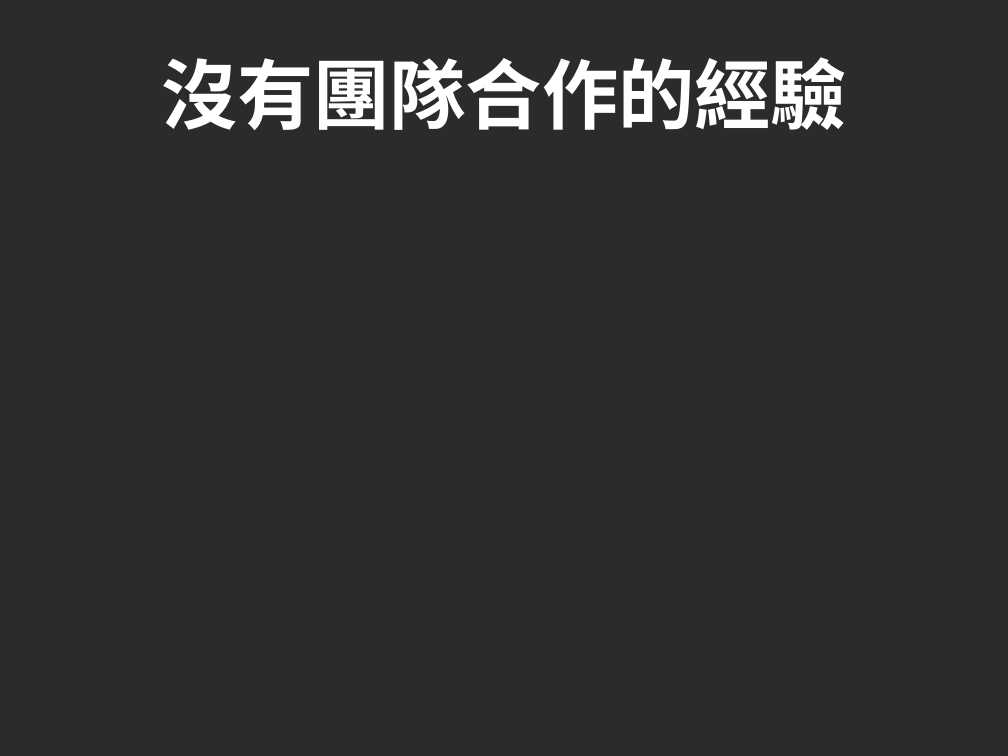
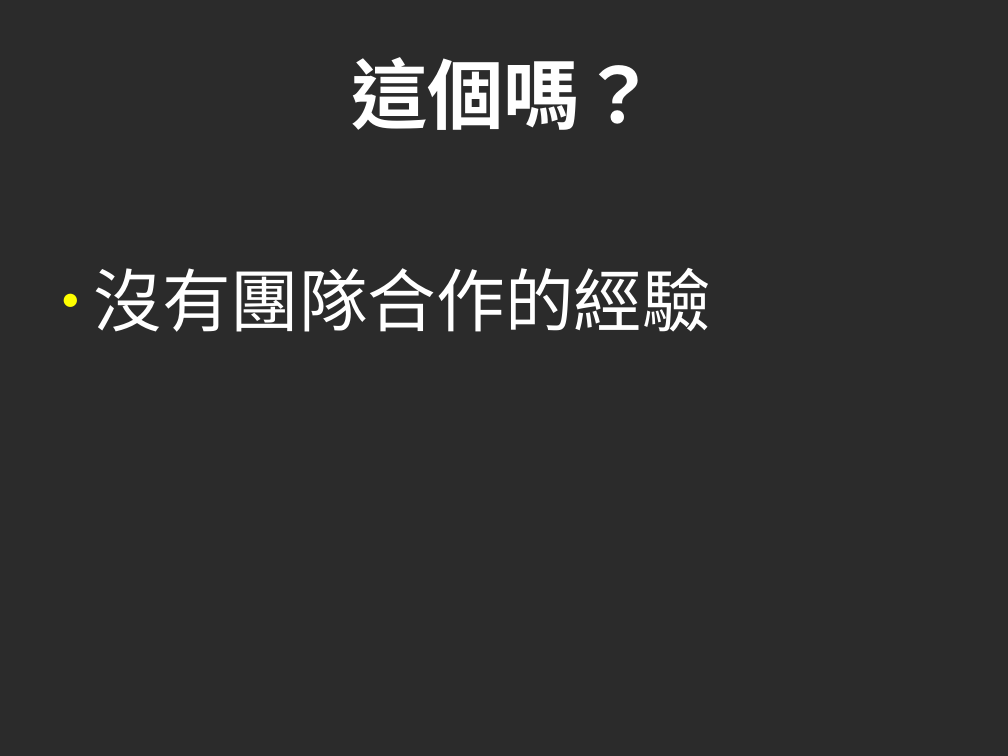
Before and after one commit to cccunimportant/10minSlides, a slide deck: slide 20 of 20minSePmSaDp.odp. Drawn at 1008x756 pixels with LibreOffice and Linux fonts; fonts in the diff are those of the drawing; background and template pictures are left out; a plain dark background stands for a picture behind light text. Boxes give left, top, right and bottom in pixels: in the first picture for what was removed or moved away, otherwise in the second. Text is boxed around its words. In the diff, an @@ line names an element or a change of style, - is before the commit and + after.

```diff
--- a/20minSePmSaDp.odp
+++ b/20minSePmSaDp.odp
@@ title added at <box>352,57,657,130</box>, 60 pt, text #FFFFFF, bold @@
+這個嗎？
@@ text "沒有團隊合作的經驗": place and size @@
-text "沒有團隊合作的經驗" at <box>161,57,847,130</box>
+text "沒有團隊合作的經驗" at <box>94,268,711,332</box>
@@ text "沒有團隊合作的經驗" at <box>94,268,711,332</box>: size 60 to 54 pt, bold off; alignment centre to left; bullet none to ●; line spacing 1 to 1.5; more space between paragraphs; vertical alignment middle to top @@
```
Also in this commit, not shown: 29 other slides changed, 4 other files.
